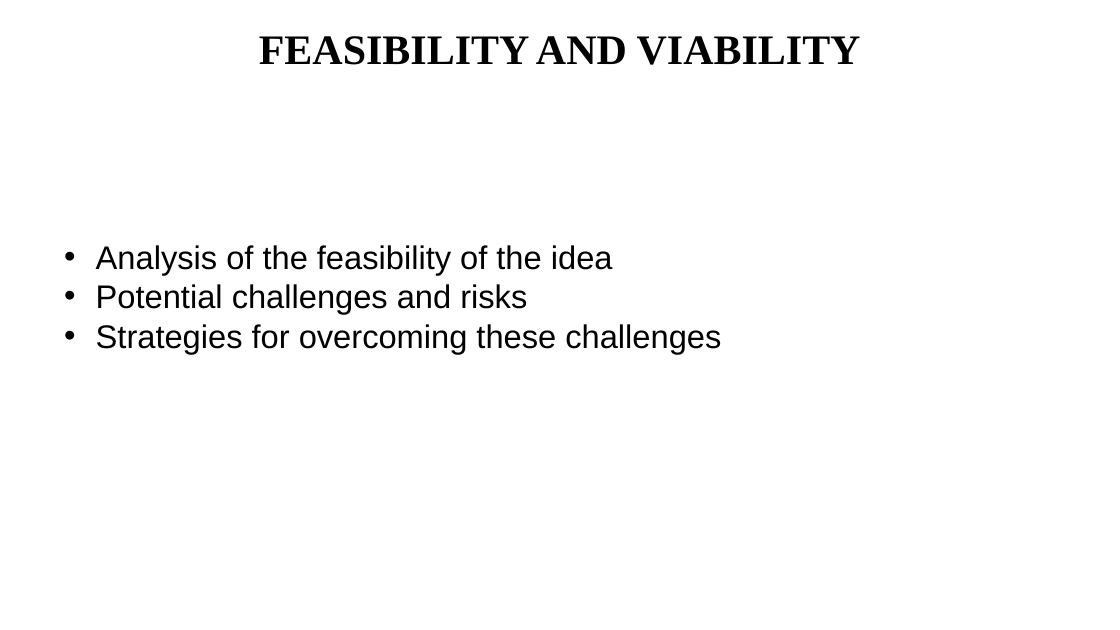
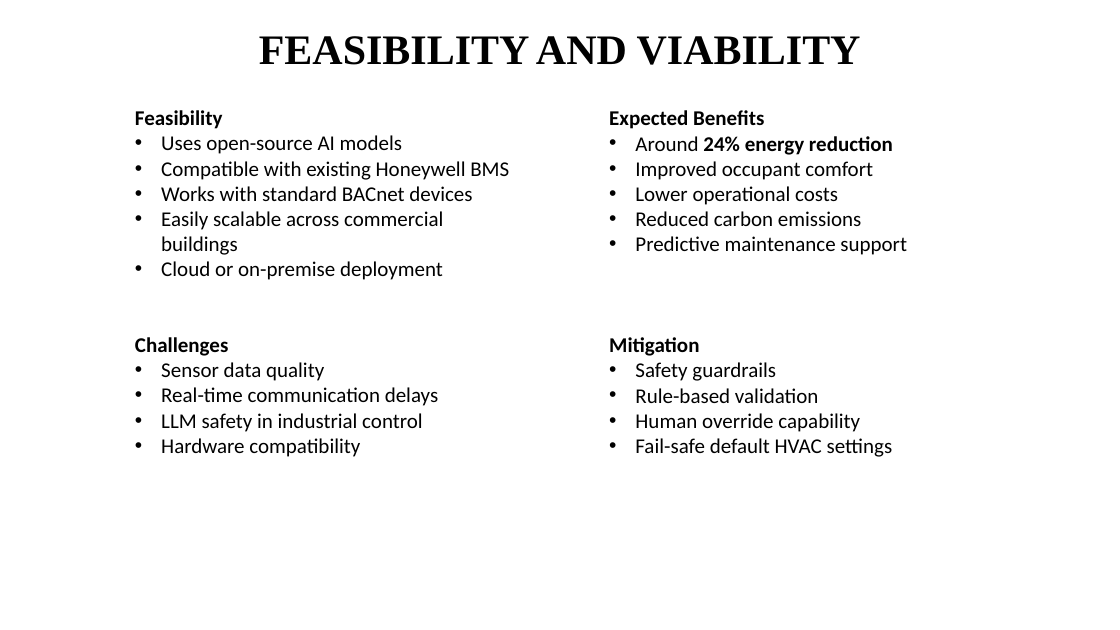
Before and after one commit to Raj1865/Honeywell-Hack-Eco-Loop-Building-Agent, a slide deck: slide 4 of IDEA_Presentation_FormatQ1.pptx (slide 5 before the commit). Drawn at 1120x630 pixels with LibreOffice and Linux fonts; fonts in the diff are those of the drawing. Boxes give left, top, right and bottom in pixels: in the first picture for what was removed or moved away, otherwise in the second. Text is boxed around its words. In the diff, an @@ line names an element or a change of style, - is before the commit and + after.

```diff
--- a/IDEA_Presentation_FormatQ1.pptx
+++ b/IDEA_Presentation_FormatQ1.pptx
@@ text at (x1=135, y1=110, x2=509, y2=457): text changed; size 28 to 18 pt; font Arial to Calibri @@
-• Analysis of the feasibility of the idea
-• Potential challenges and risks
-• Strategies for overcoming these challenges
+Feasibility
+• Uses open-source AI models
+• Compatible with existing Honeywell BMS
+• Works with standard BACnet devices
+• Easily scalable across commercial buildings
+• Cloud or on-premise deployment
+Challenges
+• Sensor data quality
+• Real-time communication delays
+• LLM safety in industrial control
+• Hardware compatibility
@@ text added at (x1=609, y1=110, x2=907, y2=457), 18 pt, text #000000 @@
+Expected Benefits
+• Around 24% energy reduction
+• Improved occupant comfort
+• Lower operational costs
+• Reduced carbon emissions
+• Predictive maintenance support
+Mitigation
+• Safety guardrails
+• Rule-based validation
+• Human override capability
+• Fail-safe default HVAC settings
```
Also in this commit, not shown: 4 other slides changed, 1 slide added, 2 slides removed, 7 other files.
